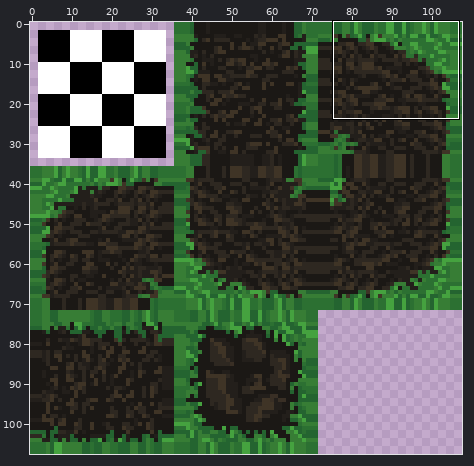
Two states of a sprite sheet, TDTest/tilesets/tileset1/output_tileset.png. The first picture is a wide view before the edit; the outline marks the close-up.
Close-up. Before:
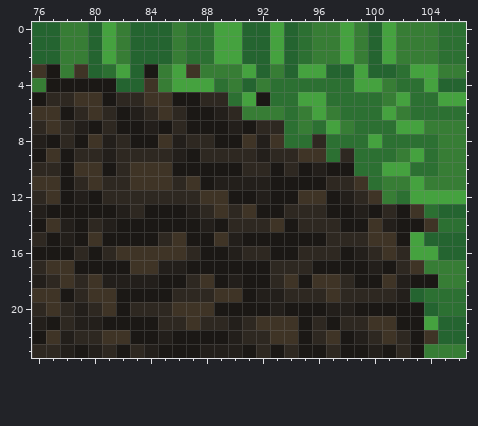
The file is 108x108 pixels. Colours within 5 levels of each other are drawn and written as one. Shown: x 76..106, y 0..23.
After:
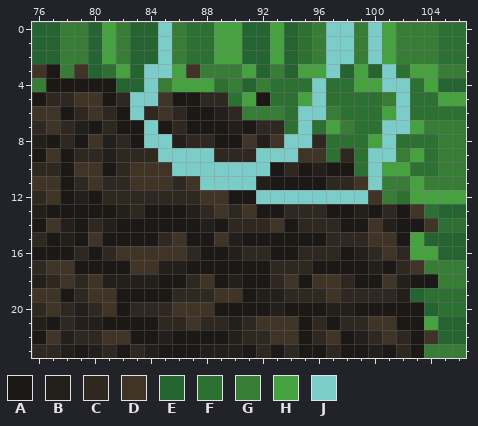
Palette (. is transparent): A #1b1815  B #231f1b  C #2e2821  D #3f3426  E #246430  F #2c7032  G #377d35  H #45a23f  J #7acdc8
Edits made:
@@ x 76..106 @@
- 0 EEGGEHGEEEGFFHHEEHEFGGHGEHGGGFF
- 1 EEGGEHGEEEGFFHHEEHEFGGHGEHGGGFF
- 2 EEGGEHGEEEGFFHHEEHEFGGHGEHGGGFF
- 3 DAGDEFHEAGHDGGGHEGEHHEEHEEFHHGG
- 4 GAAAAAEEDGHHHFGEGFFFFFFHHGFFHEE
- 5 ACCDDACCDDAACCFHAFFHHFFFFGHFFHH
- 6 DDACDCABCDCAABCGGGFGHGFFFHGFFFF
- 7 CDCBACAABACAAABACCFGFHGFFFHHGGG
- 8 BACADBCAADBCCAADBDFFCFFFHFFFFGG
- 9 ADACCBCCCCBACCCCBCCDDFCFFFGHFGG
-10 CCADDACDDDAAAAACCACABAAFFHHFFGG
-11 DDACDCCDDDCDABBBBAAAACCDFGGHGGG
-12 CDABACCCCCCCDDAABAADDABCDGFHHHH
+ 0 EEGGEHGEEJGFFHHEEHEFGJJGJHGGGFF
+ 1 EEGGEHGEEJGFFHHEEHEFGJJGJHGGGFF
+ 2 EEGGEHGEEJGFFHHEEHEFGJJGJHGGGFF
+ 3 DAGDEFHEJJHDGGGHEGEHHJEHEJFHHGG
+ 4 GAAAAAEEJGHHHFGEGFFFJFFHHJJFHEE
+ 5 ACCDDACJJDAACCFHAFFHJFFFFGJFFHH
+ 6 DDACDCAJCDCAABCGGGFJJGFFFHJFFFF
+ 7 CDCBACAAJACAAABACCFJFHGFFJJHGGG
+ 8 BACADBCAJJBCCAADBDJJCFFFHJFFFGG
+ 9 ADACCBCCCJJJJCCCJJJDDFCFJJGHFGG
+10 CCADDACDDDJJJJJJJACABAAFJHHFFGG
+11 DDACDCCDDDCDJJJJBAAAACCDJGGHGGG
+12 CDABACCCCCCCDDAAJJJJJJJJDGFHHHH
 13 BAAAAABCAAABCDCDAACCCAABACADFEE
Boxes around the changes in both close-ups, in picture pixels (x1, y1, x2, y2):
changed: (130, 22, 410, 204)
